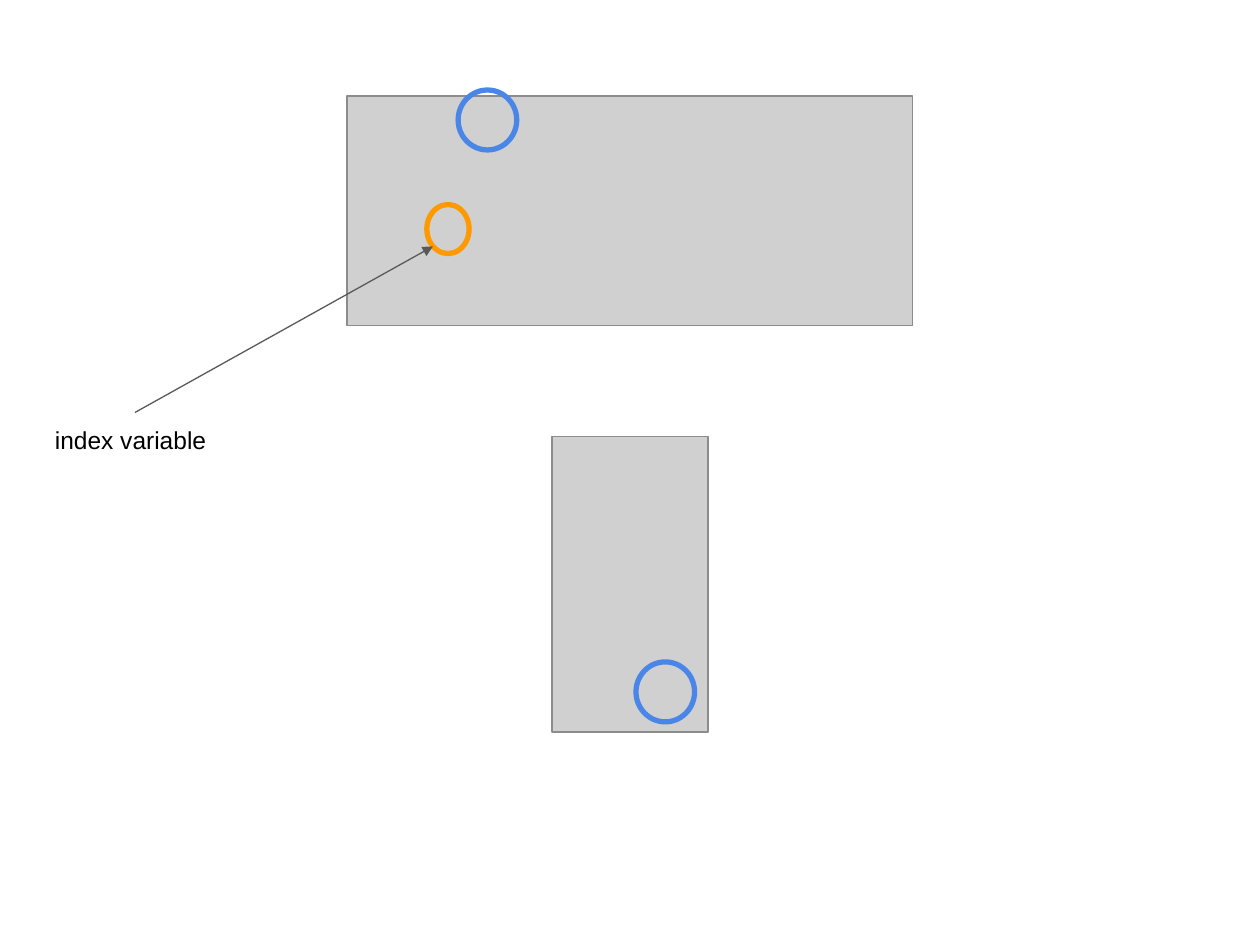
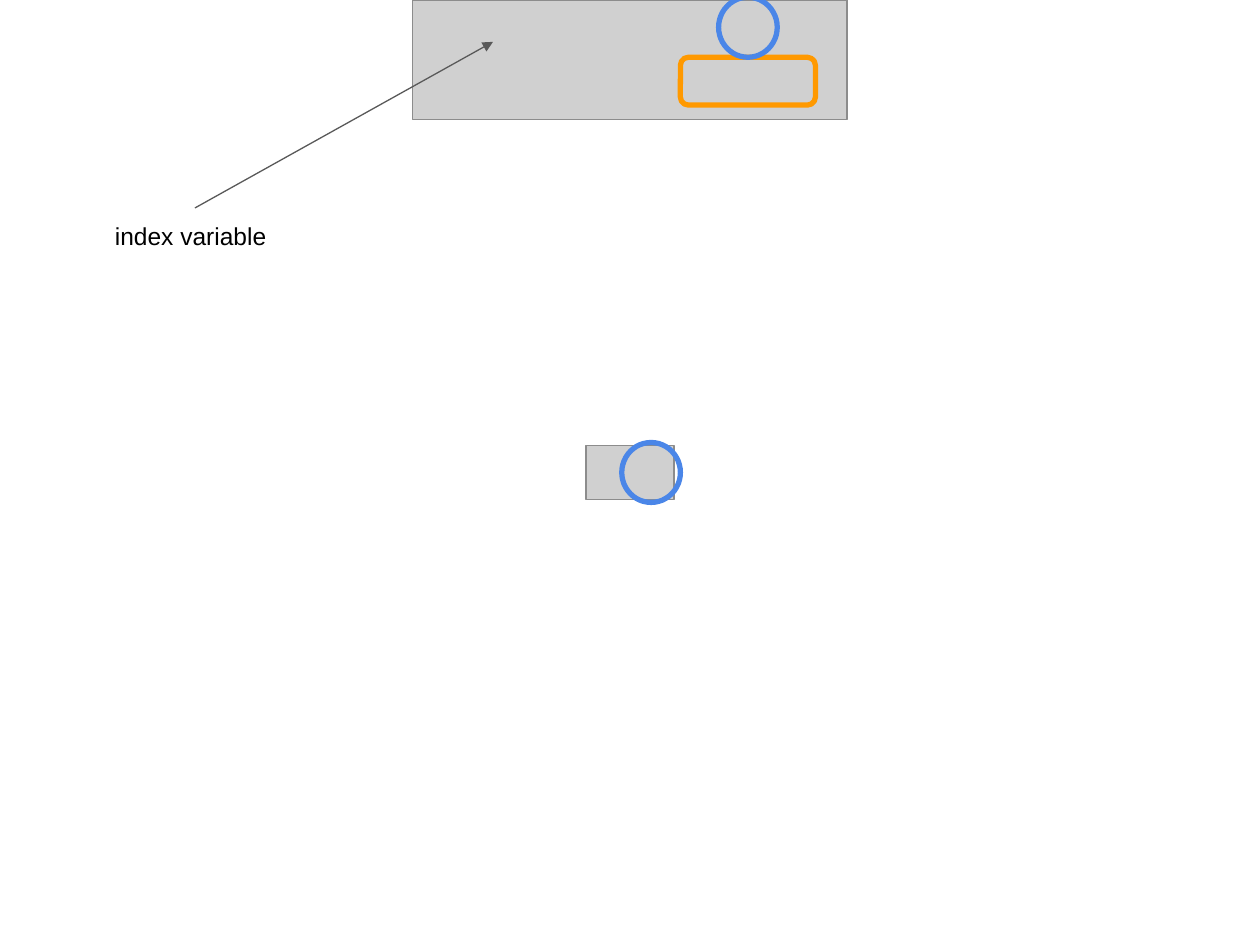
Before and after one commit to csbridge/csbridge2020, a slide deck: slide 3 of docs/slides/Lecture9.pptx. Drawn at 1260x945 pixels with LibreOffice and Linux fonts; fonts in the diff are those of the drawing; grey boxes stand for pictures. Boxes give left, top, right and bottom in pixels: in the first picture for what was removed or moved away, otherwise in the second. Text is boxed around its words. In the diff, an @@ line names an element or a change of style, - is before the commit and + after.

```diff
--- a/docs/slides/Lecture9.pptx
+++ b/docs/slides/Lecture9.pptx
@@ picture added at (413,0,848,120) @@
@@ ellipse: place and size @@
-ellipse at (459,89,518,150)
+ellipse at (718,0,777,58)
@@ arrow moved from (135, 412) - (433, 247) to (195, 208) - (493, 42) @@
@@ rounded rectangle added at (680,57,815,105), outline #FF9900 3 pt @@
@@ picture removed at (348,96,914,325) @@
@@ text "index variable": place and size @@
-text "index variable" at (55,431,206,450)
+text "index variable" at (115,227,266,246)
@@ ellipse removed at (427,204,470,253) @@
@@ picture removed at (552,437,708,732) @@
@@ picture added at (586,446,674,500) @@
@@ ellipse: place and size @@
-ellipse at (636,662,696,722)
+ellipse at (622,442,682,503)
```
Also in this commit, not shown: 9 other slides changed, 5 slides added, 8 slides removed, 5 other files.
